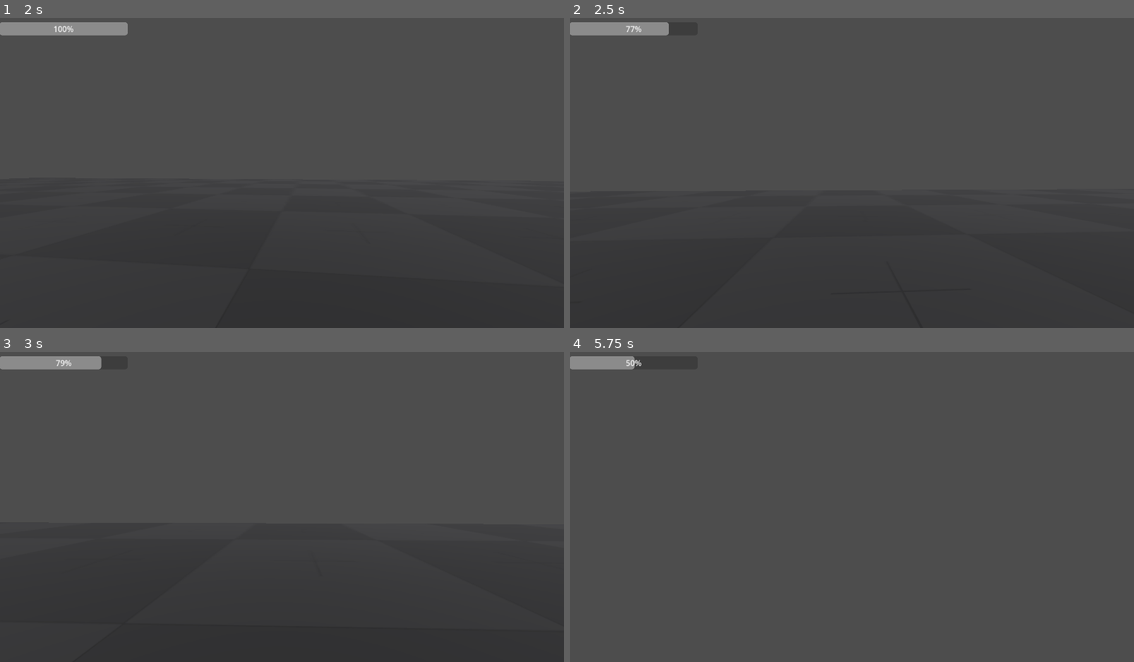
Above: before the commit, frames 1-4 (two rows, left to right).
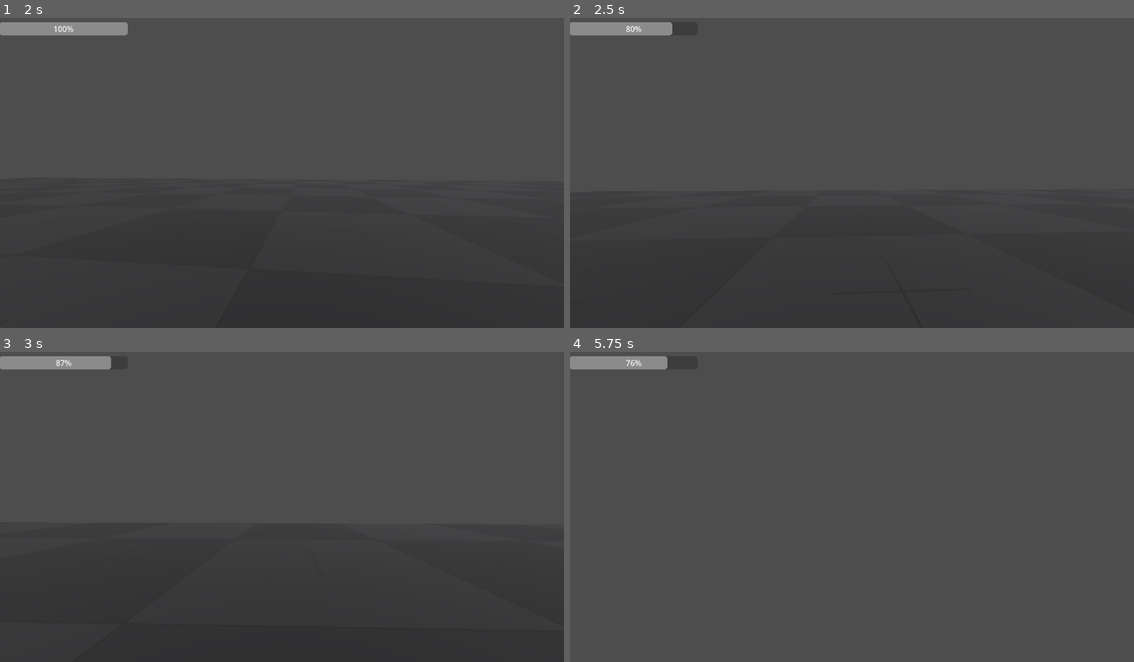
Above: after the commit, the same moments.

Repository: johnwdodge/pacmanninja
Game: Godot game, scene res://scenes/levels/test_level.tscn
The game is run twice, just before and just after one commit, with the same random seed, the same clock (stepped at 60 frames per second) and the same inputs.
Inputs (mouse positions are in pixels of both pictures, inside the frame that each line leads up to):
- Up to frame 1 (2 s): tap Enter at 0.5 s; move the mouse to (310, 166) at 0.52 s; hold Ctrl (crouch) 0.53-1.28 s; hold W (move_forward) from 0.53 s (still down); tap Space (jump) at 0.77, 1.25, 1.52 s; move the mouse to (253, 169) at 1.27 s; tap Ctrl (crouch) at 1.35 s
- Up to frame 2 (2.5 s): keep holding W (move_forward); tap Enter at 2 s; move the mouse to (863, 163) at 2.02 s; hold Shift (sprint) from 2.03 s (still down); tap Ctrl (crouch) at 2.3 s
- Up to frame 3 (3 s): keep holding W (move_forward); move the mouse to (276, 507) at 2.77 s; release Shift (sprint) at 2.78 s; tap Ctrl (crouch) at 2.85 s
- Up to frame 4 (5.75 s): keep holding W (move_forward); tap Space (jump) at 3.02, 3.77, 4.52 s; move the mouse to (891, 507) at 3.52 s; hold Ctrl (crouch) 3.53-4.28 s; move the mouse to (806, 500) at 4.27 s; tap Shift (sprint) at 4.35 s; tap Ctrl (crouch) at 4.55 s; move the mouse to (857, 503) at 5.02 s; hold Ctrl (crouch) from 5.03 s (still down)

Frame 1 is identical in both runs. In frame 2, less than 0.1% of the frame differs, in the area x 9-19%, y 1-6%; in frame 3, 0.1%; in frame 4, 0.3%, in the area x 9-18%, y 1-6%.

Commit message:
fucked with variables

Diff:
--- a/charcontrol.gd
+++ b/charcontrol.gd
@@ -19,7 +19,7 @@
 const HEAD_CROUCH_HEIGHT: float = 1.0
 const WALL_JUMP_AWAY_FORCE: float = 5.0
 const POWER_DURATION: float = 10.0
-const METER_REFILL: float = 1.5
+const METER_REFILL: float = 2.5
 const SLIDE_DRAIN: float = 5
 const METER_SEGMENT: float = 200
 const METER_SIZE: float = 800
@@ -271,7 +271,8 @@
 		if is_on_floor():
 			if Input.is_action_pressed("crouch"):
 				change_state(State.slide)
-				_direction = -global_transform.basis.z.normalized()
+				var input_dir := Input.get_vector("move_left", "move_right", "move_forward", "move_back")
+				_direction = (transform.basis * Vector3(input_dir.x, 0, input_dir.y)).normalized()
 			else: change_state(State.move)
 	move_and_slide()
 
